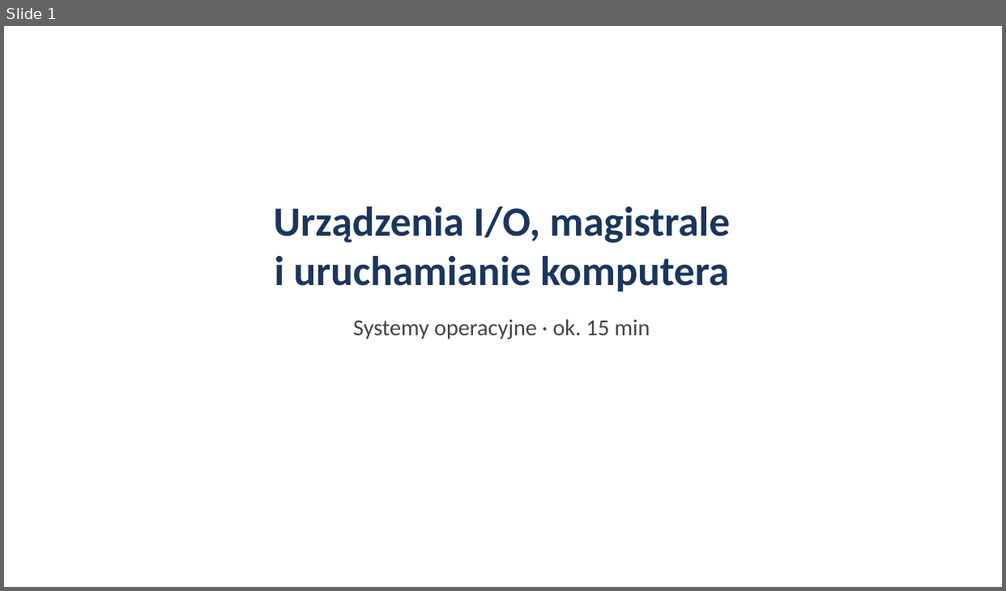
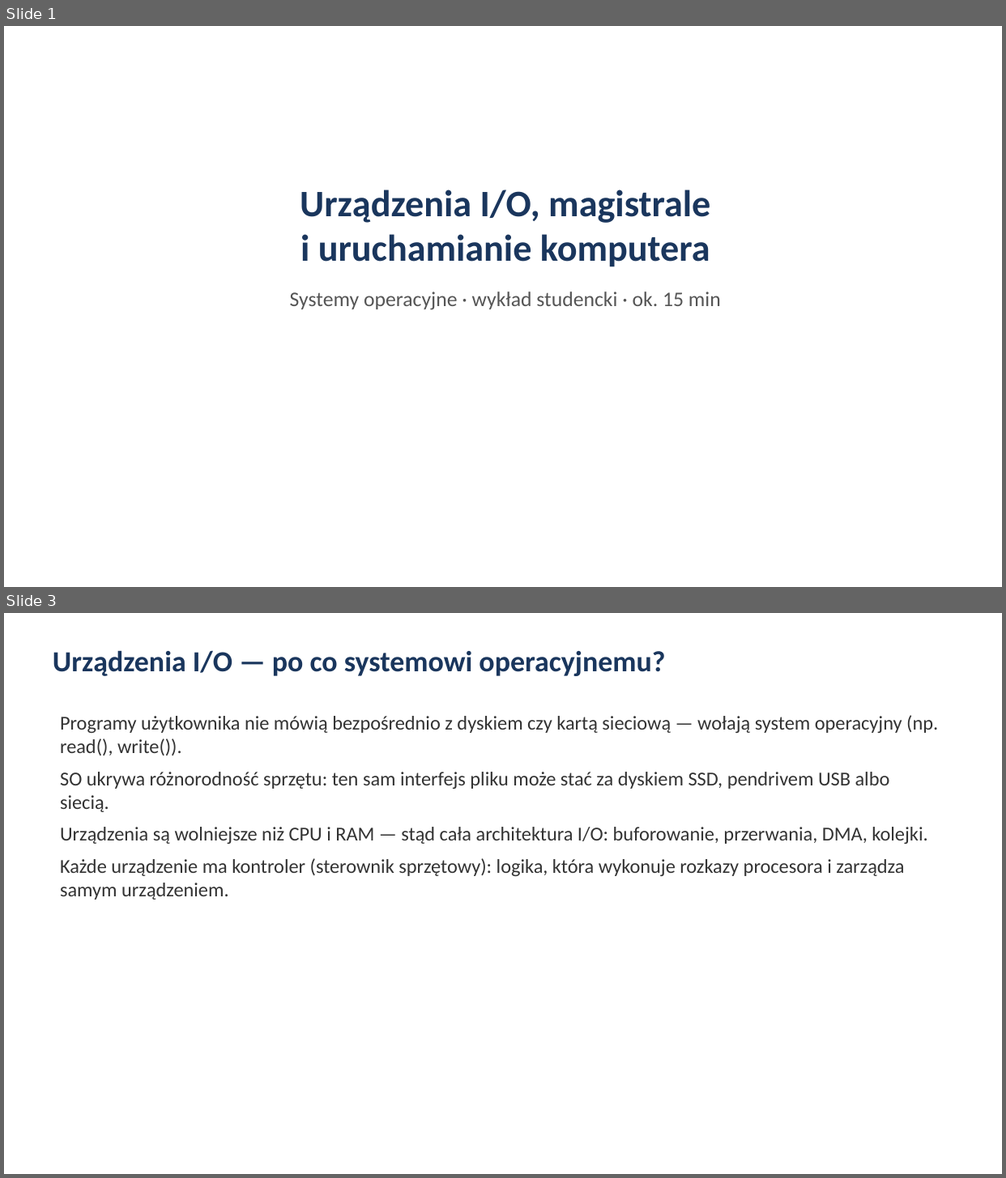
Before and after one commit to PL77239/RESEARCH, a slide deck: prezentacja/prezentacja-os.pptx. Shown one above the other, each under a label of ours: slide 1 before the commit, slides 1 and 3 after it; the slides between them are not shown. The pictures are 1006x591 and 1006x1178 pixels, drawn with LibreOffice and Linux fonts; fonts in the diff are those of the drawing. Boxes give left, top, right and bottom in pixels: in the first picture for what was removed or moved away, otherwise in the second. Text is boxed around its words. In the diff, an @@ line names an element or a change of style, - is before the commit and + after.

```diff
--- a/prezentacja/prezentacja-os.pptx
+++ b/prezentacja/prezentacja-os.pptx
@@ slide 3 added at (4,613,1002,1174), background #FFFFFF @@
@@ text added at (53,650,665,676), 28 pt, text #1A365D, bold @@
+Urządzenia I/O — po co systemowi operacyjnemu?
@@ text added at (60,715,938,900), 19 pt, text #333333 @@
+Programy użytkownika nie mówią bezpośrednio z dyskiem czy kartą sieciową — wołają system operacyjny (np. read(), write()).
+SO ukrywa różnorodność sprzętu: ten sam interfejs pliku może stać za dyskiem SSD, pendrivem USB albo siecią.
+Urządzenia są wolniejsze niż CPU i RAM — stąd cała architektura I/O: buforowanie, przerwania, DMA, kolejki.
+Każde urządzenie ma kontroler (sterownik sprzętowy): logika, która wykonuje rozkazy procesora i zarządza samym urządzeniem.
@@ slide 1 changed as well @@
@@ text "Urządzenia I/O, magistrale i uruchamianie ...": place and size @@
-text "Urządzenia I/O, magistrale i uruchamianie ..." at (274,207,730,339)
+text "Urządzenia I/O, magistrale i uruchamianie ..." at (290,190,721,310)
@@ text at (300,190,710,267): size 40 to 36 pt in "Urządzenia I/O, magistrale i uruchamianie komputera" @@
@@ text at (290,292,721,310): text changed; size 22 to 20 pt; text colour #444444 to #555555 @@
-Systemy operacyjne · ok. 15 min
+Systemy operacyjne · wykład studencki · ok. 15 min
```
Also in this commit, not shown: 1 other slide changed, 20 other slides added, 15 slides removed.
